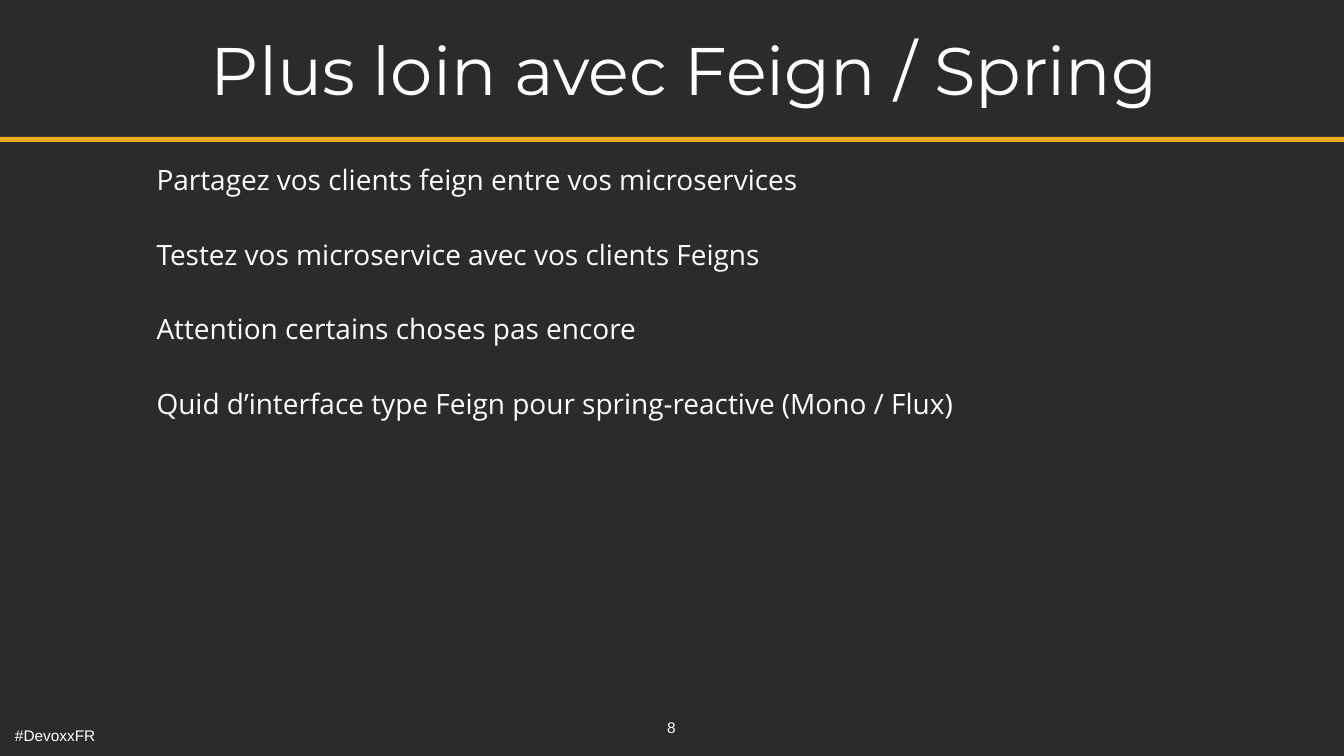
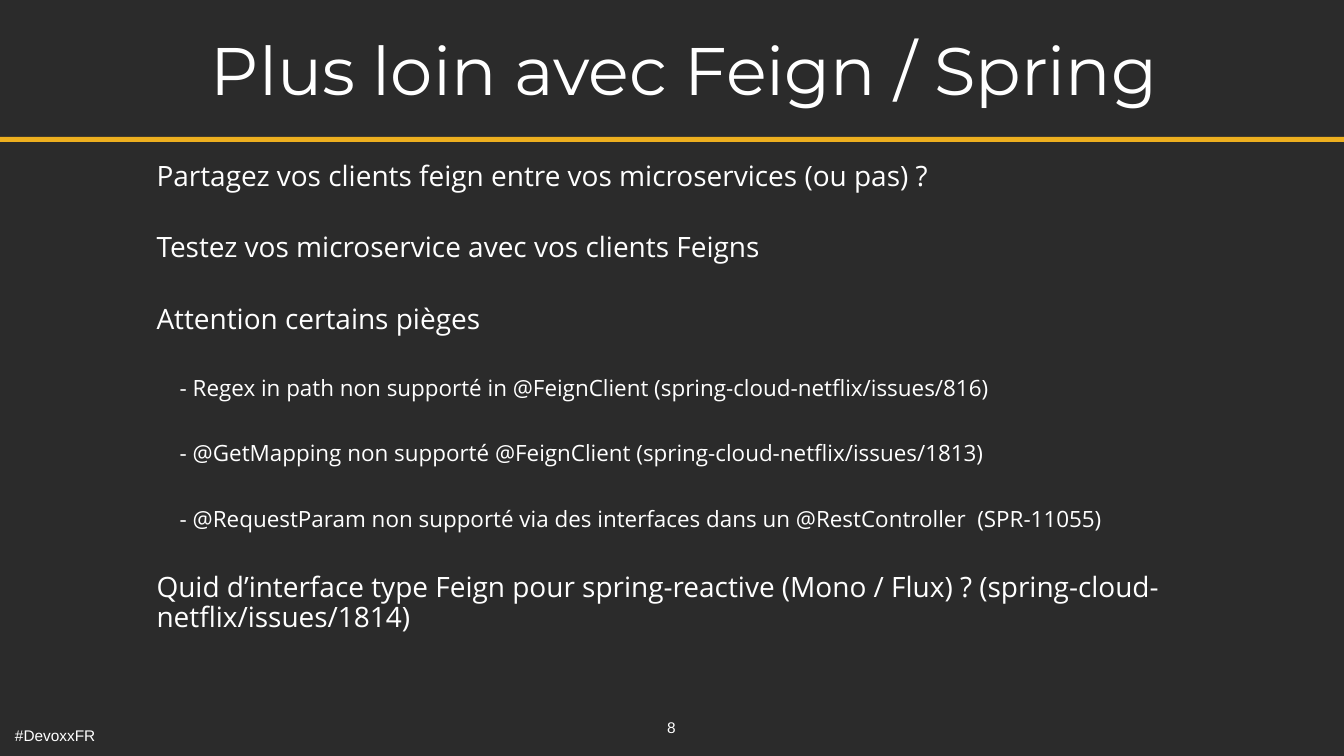
Before and after one commit to alexandrenavarro/soyer-un-feign-asse-quand-vous-ecrivez-un-client-rest-java-devoxx-fr-2017, a slide deck: slide 8 of src/main/odp/soyez-une-feign-asse-quand-vous-ecrivez-un-client-rest-java-devoxx-fr-2017.odp. Drawn at 1344x756 pixels with LibreOffice and Linux fonts; fonts in the diff are those of the drawing; background and template pictures are left out; a plain dark background stands for a picture behind light text. Boxes give left, top, right and bottom in pixels: in the first picture for what was removed or moved away, otherwise in the second. Text is boxed around its words. In the diff, an @@ line names an element or a change of style, - is before the commit and + after.

Commit message:
Add Feign Sample in the presentation

```diff
--- a/src/main/odp/soyez-une-feign-asse-quand-vous-ecrivez-un-client-rest-java-devoxx-fr-2017.odp
+++ b/src/main/odp/soyez-une-feign-asse-quand-vous-ecrivez-un-client-rest-java-devoxx-fr-2017.odp
@@ text at (157, 164, 908, 193): text changed @@
-Partagez vos clients feign entre vos microservices
+Partagez vos clients feign entre vos microservices (ou pas) ?
@@ text at (157, 235, 759, 264): line spacing 1 to 0.9 @@
@@ text at (157, 307, 1158, 632): text changed; size 40 to 32 pt @@
-Attention certains choses pas encore
-Quid d’interface type Feign pour spring-reactive (Mono / Flux)
+Attention certains pièges
+- Regex in path non supporté in @FeignClient (spring-cloud-netflix/issues/816)
+- @GetMapping non supporté @FeignClient (spring-cloud-netflix/issues/1813)
+- @RequestParam non supporté via des interfaces dans un @RestController (SPR-11055)
+Quid d’interface type Feign pour spring-reactive (Mono / Flux) ? (spring-cloud-netflix/issues/1814)
```
Also in this commit, not shown: 5 other slides changed, 13 other files.
